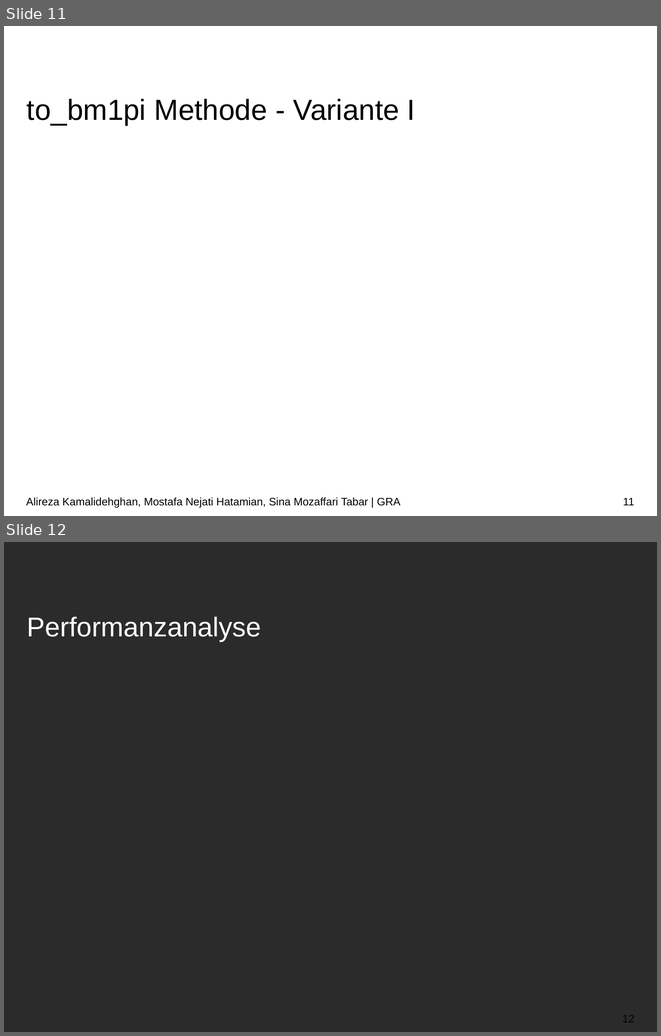
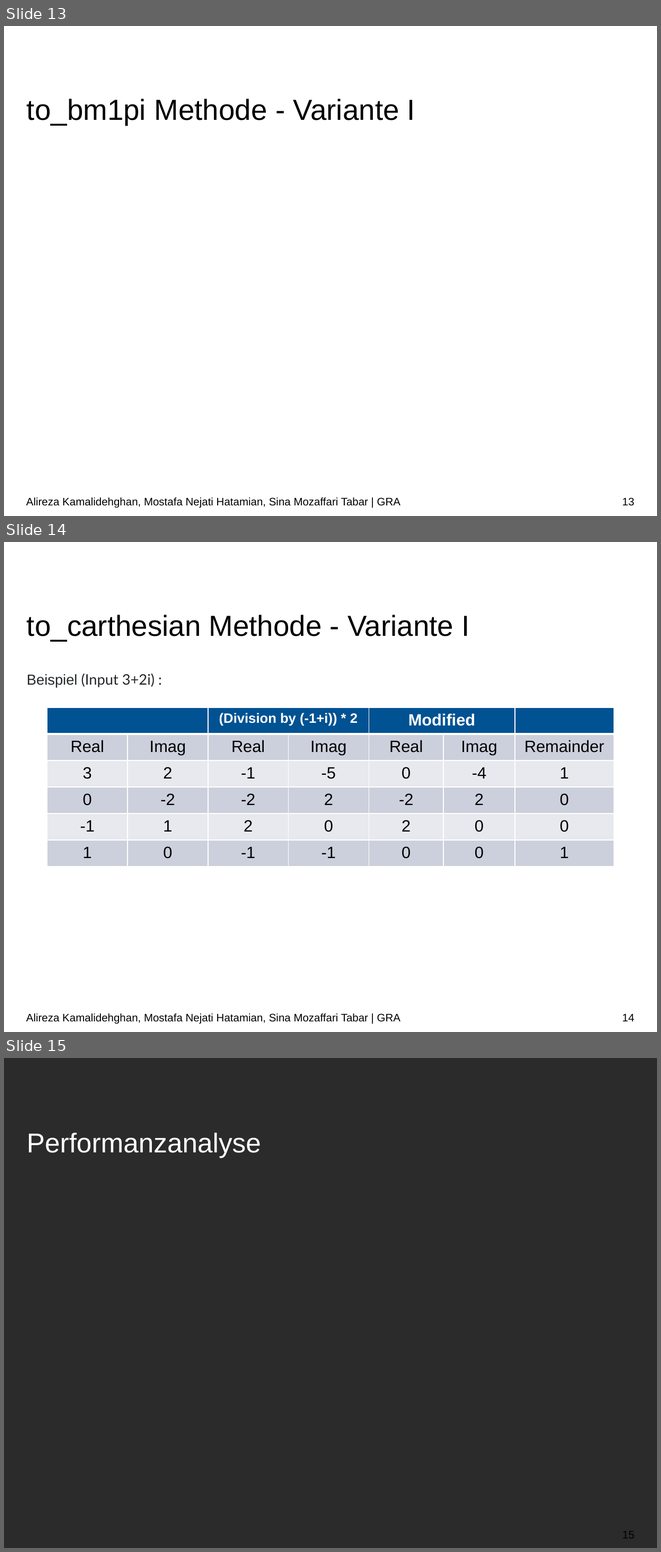
Before and after one commit to ARKamaliD/bm1pi-conversion, a slide deck: Vortrag/Vortrag.pptx. Shown one above the other, each under a label of ours: slides 11 and 12 before the commit, slides 13, 14 and 15 after it. The pictures are 661x1036 and 661x1552 pixels, drawn with LibreOffice and Linux fonts; fonts in the diff are those of the drawing; grey boxes stand for pictures; background and template pictures are left out; a plain dark background stands for a picture behind light text. Boxes give left, top, right and bottom in pixels: in the first picture for what was removed or moved away, otherwise in the second. Text is boxed around its words. In the diff, an @@ line names an element or a change of style, - is before the commit and + after.

```diff
--- a/Vortrag/Vortrag.pptx
+++ b/Vortrag/Vortrag.pptx
@@ slide 14 added at <box>4,542,657,1032</box>, background #FFFFFF @@
@@ title added at <box>27,615,469,641</box>, 32 pt, text #000000 @@
+to_carthesian Methode - Variante I
@@ text added at <box>27,673,155,688</box>, 16 pt, text #232629 @@
+Beispiel (Input 3+2i) :
@@ table added at <box>47,707,613,866</box>, 6 rows, 7 columns @@
+ |  | (Division by (-1+i)) * 2 |  | Modified |  | 
+Real | Imag | Real | Imag | Real | Imag | Remainder
+3 | 2 | -1 | -5 | 0 | -4 | 1
+0 | -2 | -2 | 2 | -2 | 2 | 0
+-1 | 1 | 2 | 0 | 2 | 0 | 0
+1 | 0 | -1 | -1 | 0 | 0 | 1
@@ text added at <box>26,1013,400,1024</box>, 12 pt, text #000000 @@
+Alireza Kamalidehghan, Mostafa Nejati Hatamian, Sina Mozaffari Tabar | GRA
@@ page number added at <box>622,1014,634,1021</box>, 12 pt, text #000000 @@
+14
@@ what was slide 11 is now slide 13 @@
@@ page number at <box>622,497,634,506</box>: text changed @@
-11
+13
@@ what was slide 12 is now slide 15 @@
@@ page number at <box>623,1531,635,1538</box>: text changed @@
-12
+15
```
Also in this commit, not shown: 3 slides changed, 1 other slide added, 1 slide removed.
